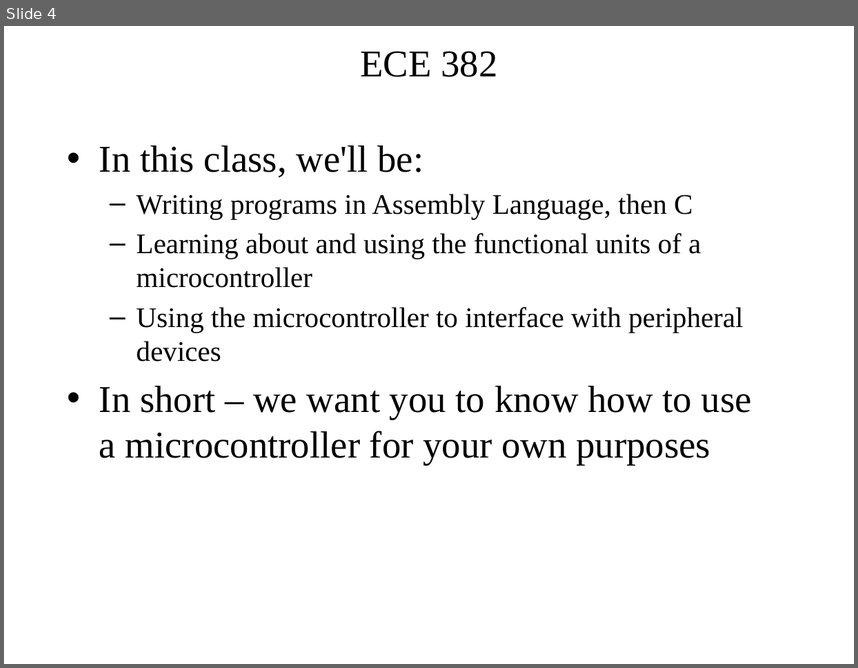
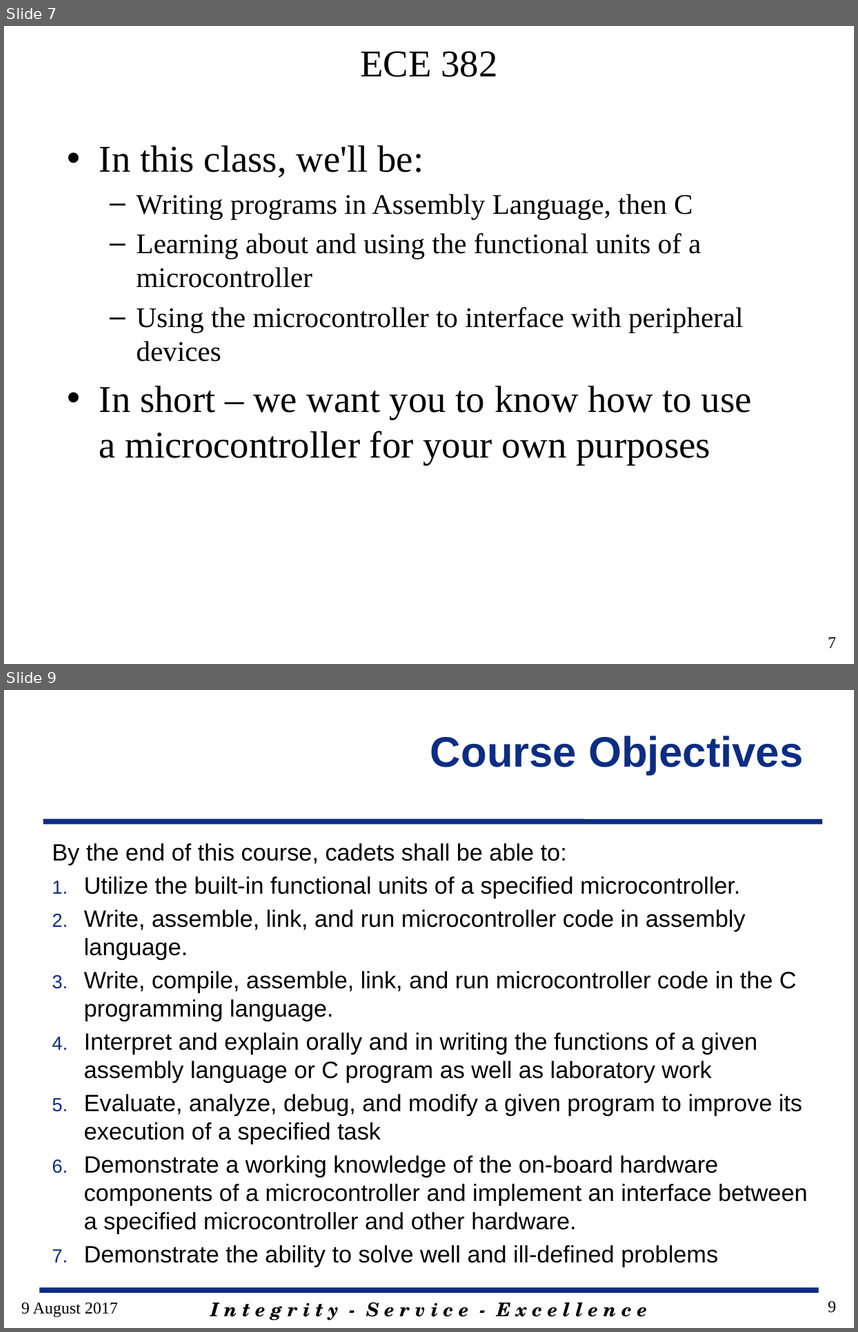
Before and after one commit to pw4rn3r/ECE382, a slide deck: notes/L1/Lsn1.pptx. Shown one above the other, each under a label of ours: slide 4 before the commit, slides 7 and 9 after it; the slides between them are not shown. The pictures are 858x668 and 858x1332 pixels, drawn with LibreOffice and Linux fonts; fonts in the diff are those of the drawing; background and template pictures are left out. Boxes give left, top, right and bottom in pixels: in the first picture for what was removed or moved away, otherwise in the second. Text is boxed around its words. In the diff, an @@ line names an element or a change of style, - is before the commit and + after.

```diff
--- a/notes/L1/Lsn1.pptx
+++ b/notes/L1/Lsn1.pptx
@@ slide 9 added at bbox=[4, 690, 854, 1328], background #FFFFFF @@
@@ title added at bbox=[430, 736, 803, 775], 36 pt, text #0C2D83, bold @@
+Course Objectives
@@ line added from (43, 822) to (822, 822), #0C2D83 4.5 pt @@
@@ text added at bbox=[52, 843, 807, 1234], 20 pt, text #000000 @@
+By the end of this course, cadets shall be able to:
+1. Utilize the built-in functional units of a specified microcontroller.
+2. Write, assemble, link, and run microcontroller code in assembly language.
+3. Write, compile, assemble, link, and run microcontroller code in the C programming language.
+4. Interpret and explain orally and in writing the functions of a given assembly language or C program as well as laboratory work
+5. Evaluate, analyze, debug, and modify a given program to improve its execution of a specified task
+6. Demonstrate a working knowledge of the on-board hardware components of a microcontroller and implement an interface between a specified microcontroller and other hardware.
+7. Demonstrate the ability to solve well and ill-defined problems
@@ text added at bbox=[21, 1302, 118, 1317], 14 pt, text #000000 @@
+9 August 2017
@@ line added from (40, 1290) to (818, 1290), #0C2D83 4.5 pt @@
@@ text added at bbox=[210, 1302, 647, 1320], 16 pt, text #000000, bold, italic @@
+I n t e g r i t y - S e r v i c e - E x c e l l e n c e
@@ page number added at bbox=[828, 1301, 836, 1312], 14 pt, text #000000 @@
+9
@@ what was slide 4 is now slide 7 @@
@@ slide 7 changed as well @@
@@ page number added at bbox=[828, 637, 836, 648], 14 pt, text #000000 @@
+7
```
Also in this commit, not shown: 12 other slides changed, 21 other slides added, 4 slides removed.
